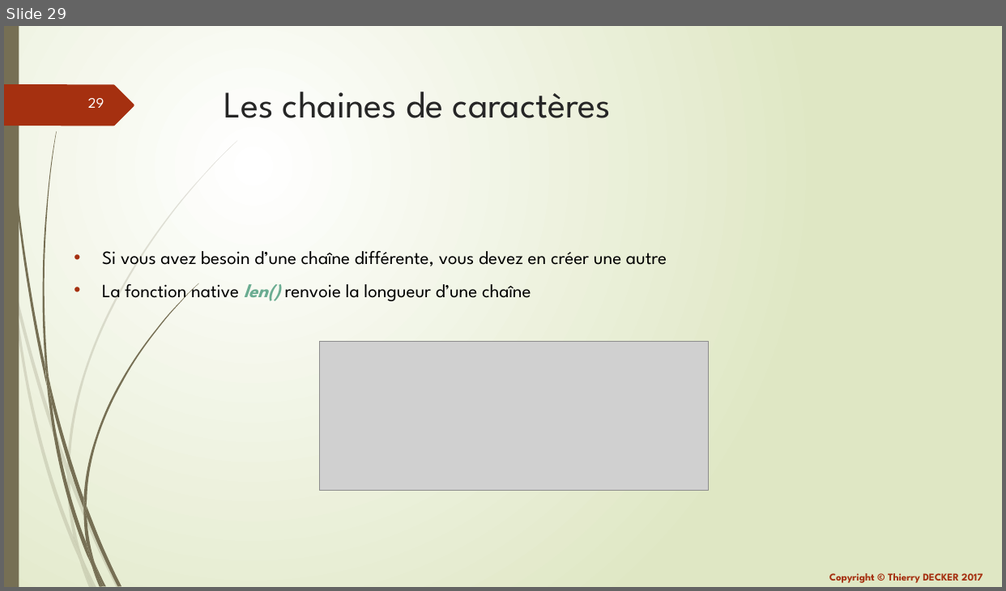
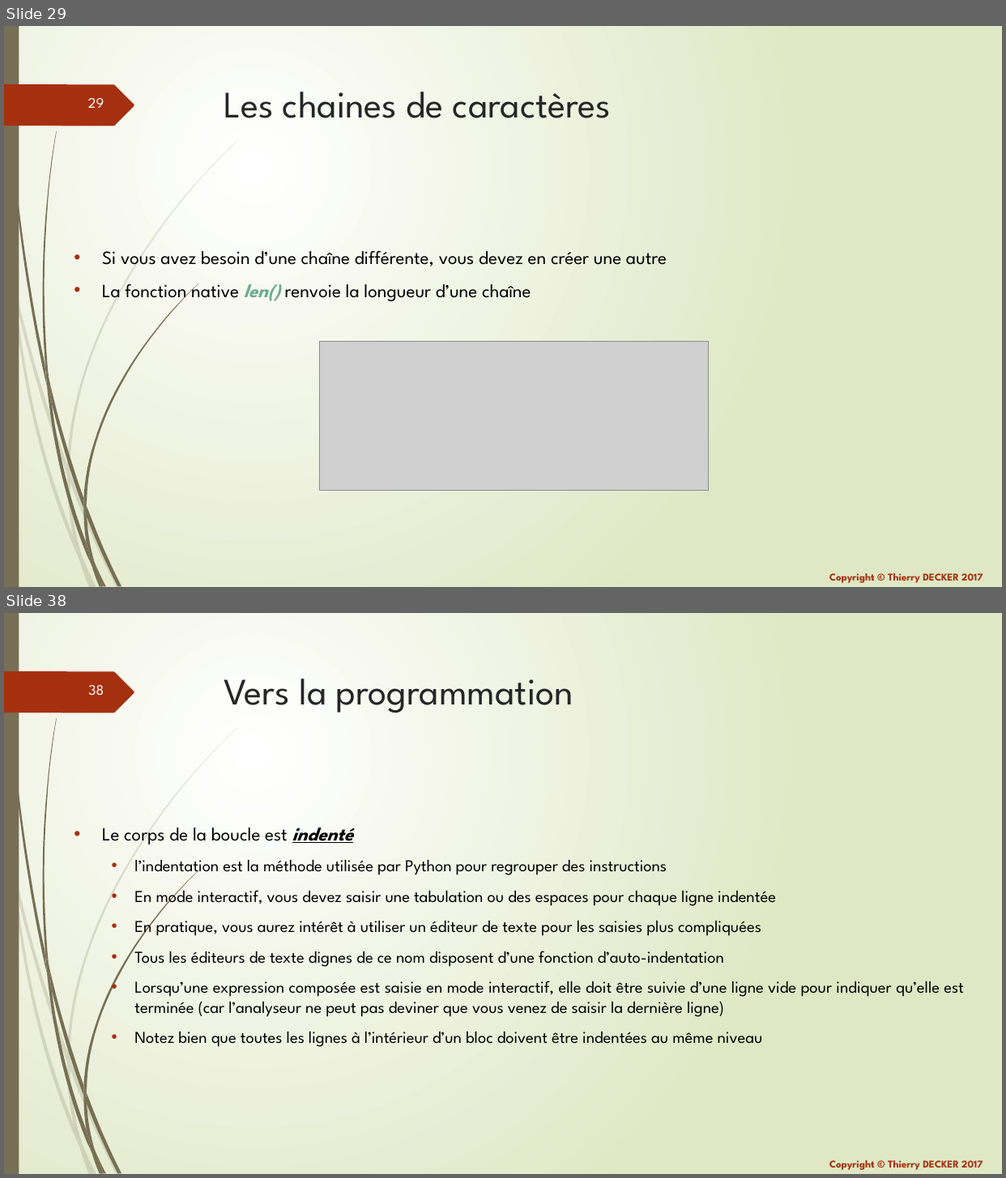
Before and after one commit to VikmanTheRacoon/learning-python, a slide deck: documentations/learning-python.pptx. Shown one above the other, each under a label of ours: slide 29 before the commit, slides 29 and 38 after it; the slides between them are not shown. The pictures are 1006x591 and 1006x1178 pixels, drawn with LibreOffice and Linux fonts; fonts in the diff are those of the drawing; grey boxes stand for pictures; background and template pictures are left out. Boxes give left, top, right and bottom in pixels: in the first picture for what was removed or moved away, otherwise in the second. Text is boxed around its words. In the diff, an @@ line names an element or a change of style, - is before the commit and + after.

```diff
--- a/documentations/learning-python.pptx
+++ b/documentations/learning-python.pptx
@@ slide 38 added at (4,613,1002,1174), background gradient #FFFFFF to #DFE8C4; not listed: 26 template elements that a slide beside it also shows @@
@@ title added at (224,679,573,713), 36 pt, text #262626 @@
+Vers la programmation
@@ text added at (102,828,963,1047), 16 pt, text #000000 @@
+• Le corps de la boucle est indenté
+  • l’indentation est la méthode utilisée par Python pour regrouper des instructions
+  • En mode interactif, vous devez saisir une tabulation ou des espaces pour chaque ligne indentée
+  • En pratique, vous aurez intérêt à utiliser un éditeur de texte pour les saisies plus compliquées
+  • Tous les éditeurs de texte dignes de ce nom disposent d’une fonction d’auto-indentation
+  • Lorsqu’une expression composée est saisie en mode interactif, elle doit être suivie d’une ligne vide pour indiquer qu’elle est terminée (car l’analyseur ne peut pas deviner que vous venez de saisir la dernière ligne)
+  • Notez bien que toutes les lignes à l’intérieur d’un bloc doivent être indentées au même niveau
```
Also in this commit, not shown: 2 slides changed, 10 other slides added, 1 other file.
